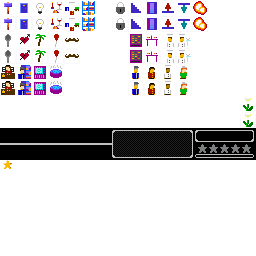
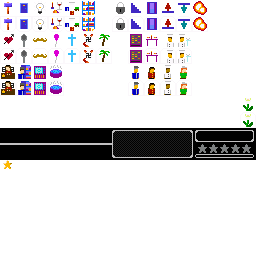
Two versions of the same layered image (256 x 256). Layer-by-layer changes:
painted on "hud.png" over [left=3, top=34, right=112, bottom=64]
